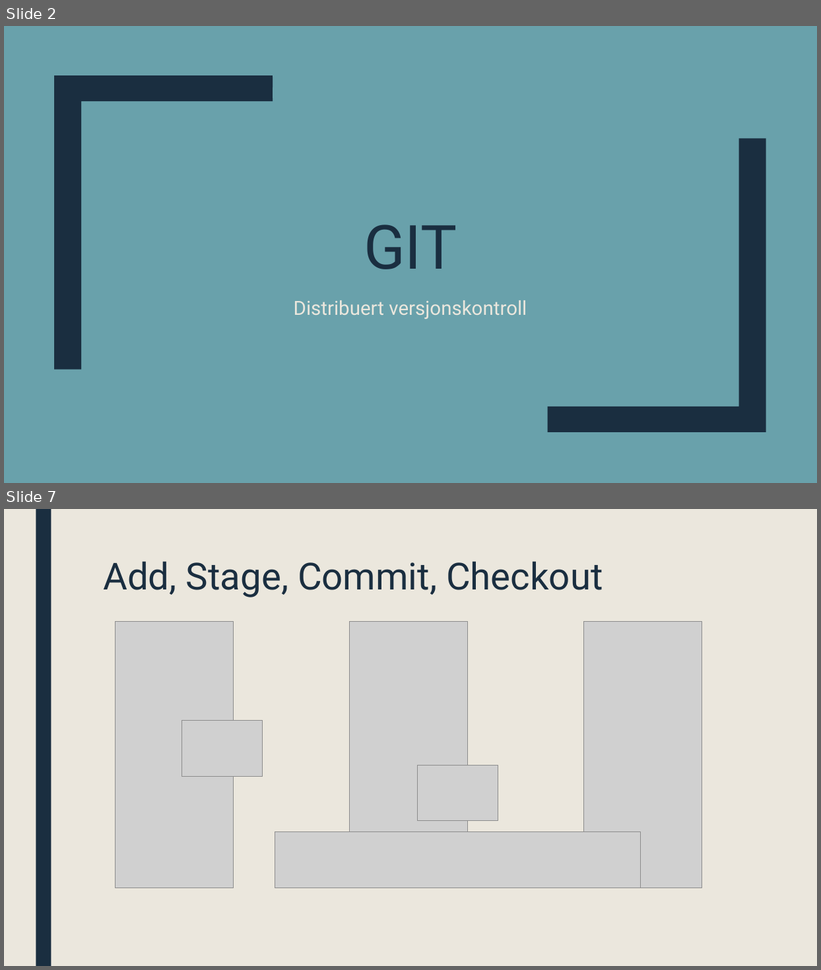
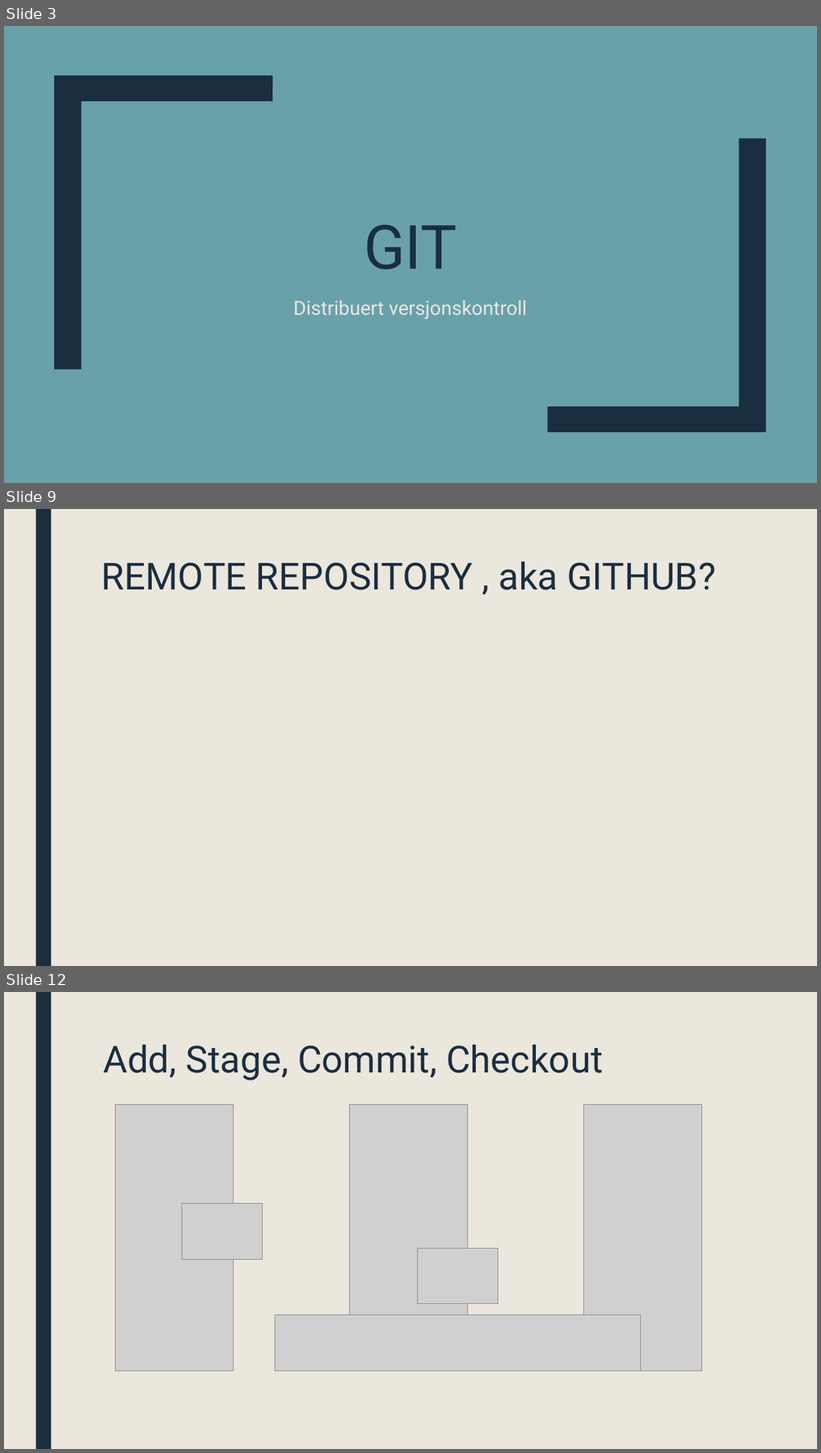
Before and after one commit to ufarm/sommer2016, a slide deck: GIT.pptx. Shown one above the other, each under a label of ours: slides 2 and 7 before the commit, slides 3, 9 and 12 after it; the slides between them are not shown. The pictures are 821x970 and 821x1453 pixels, drawn with LibreOffice and Linux fonts; fonts in the diff are those of the drawing; grey boxes stand for pictures. Boxes give left, top, right and bottom in pixels: in the first picture for what was removed or moved away, otherwise in the second. Text is boxed around its words. In the diff, an @@ line names an element or a change of style, - is before the commit and + after.

```diff
--- a/GIT.pptx
+++ b/GIT.pptx
@@ slide 9 added at (4,509,817,966), background #EBE7DD; not listed: 1 template element that a slide beside it also shows @@
@@ title added at (102,561,715,590), 44 pt, text #1A2E40 @@
+REMOTE REPOSITORY , aka GITHUB?
@@ what was slide 2 is now slide 3 @@
@@ what was slide 7 is now slide 12 @@
```
Also in this commit, not shown: 4 slides changed, 6 other slides added, 2 slides removed.
